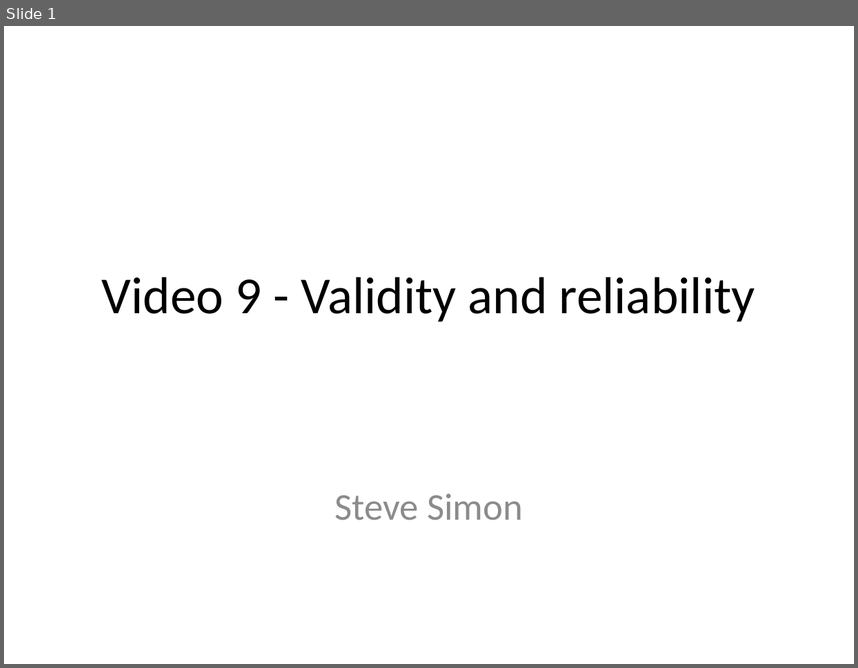
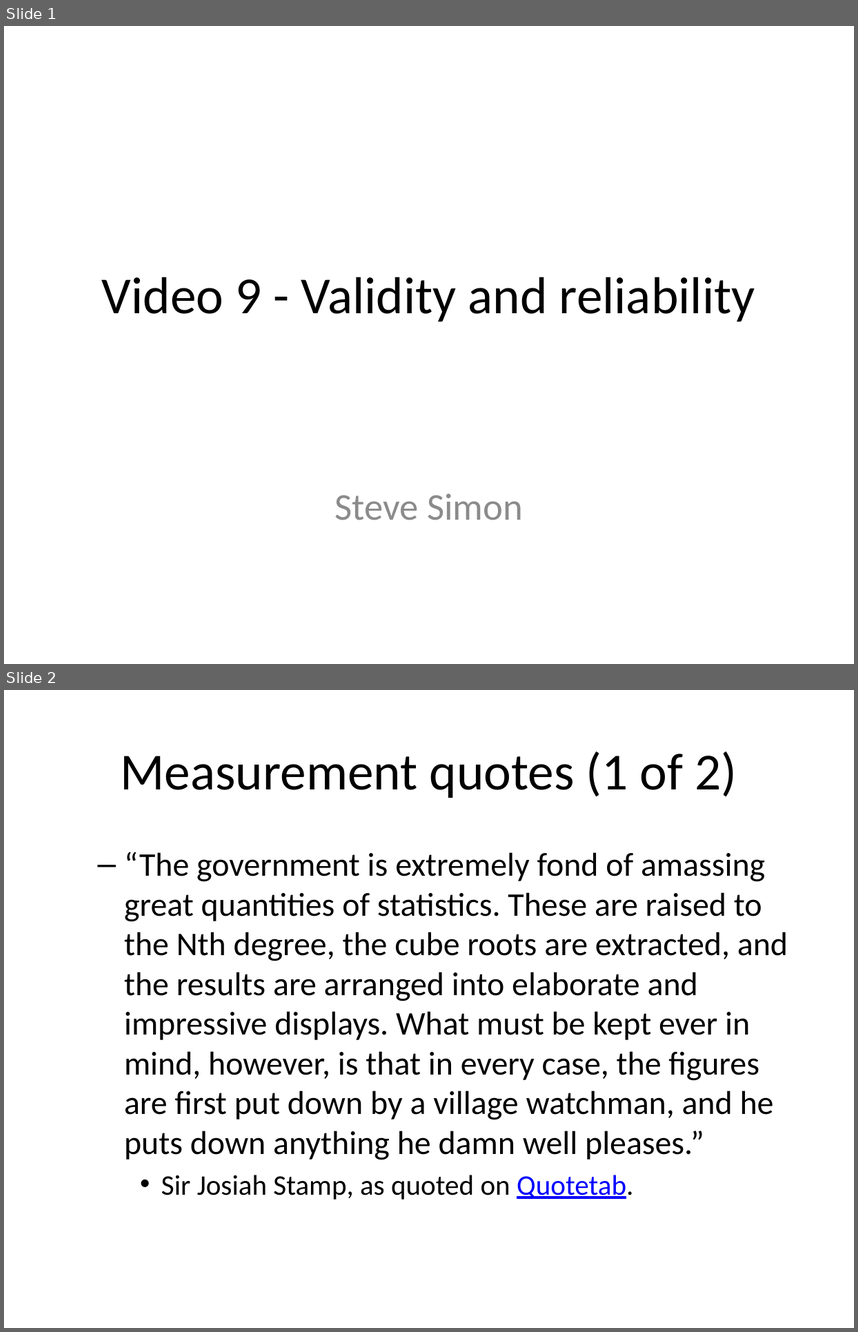
Before and after one commit to classes-medb/5510, a slide deck: doc/video-09-validity.pptx. Shown one above the other, each under a label of ours: slide 1 before the commit, slides 1 and 2 after it. The pictures are 858x668 and 858x1332 pixels, drawn with LibreOffice and Linux fonts; fonts in the diff are those of the drawing. Boxes give left, top, right and bottom in pixels: in the first picture for what was removed or moved away, otherwise in the second. Text is boxed around its words. In the diff, an @@ line names an element or a change of style, - is before the commit and + after.

Commit message:
Moved files to results sectiton

```diff
--- a/doc/video-09-validity.pptx
+++ b/doc/video-09-validity.pptx
@@ slide 2 added at box(4, 690, 854, 1328), background #FFFFFF @@
@@ title added at box(121, 751, 737, 798), 44 pt, text #000000 @@
+Measurement quotes (1 of 2)
@@ text added at box(124, 851, 788, 1199), 28 pt, text #000000 @@
+  – “The government is extremely fond of amassing great quantities of statistics. These are raised to the Nth degree, the cube roots are extracted, and the results are arranged into elaborate and impressive displays. What must be kept ever in mind, however, is that in every case, the figures are first put down by a village watchman, and he puts down anything he damn well pleases.”
+    • Sir Josiah Stamp, as quoted on Quotetab.
```
Also in this commit, not shown: 14 slides changed, 13 other slides added, 42 slides removed, 7 other files.
